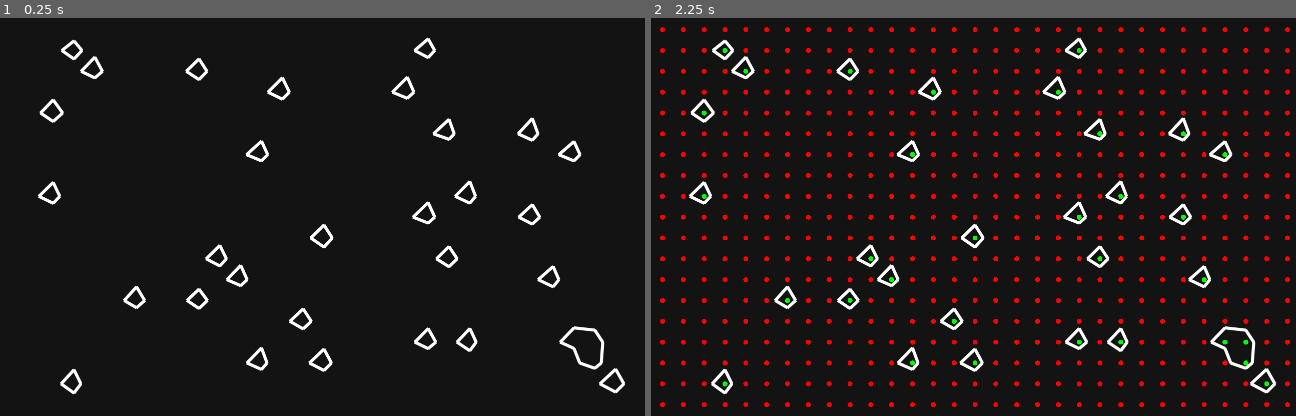
Above: before the commit, frames 1-2 (left to right).
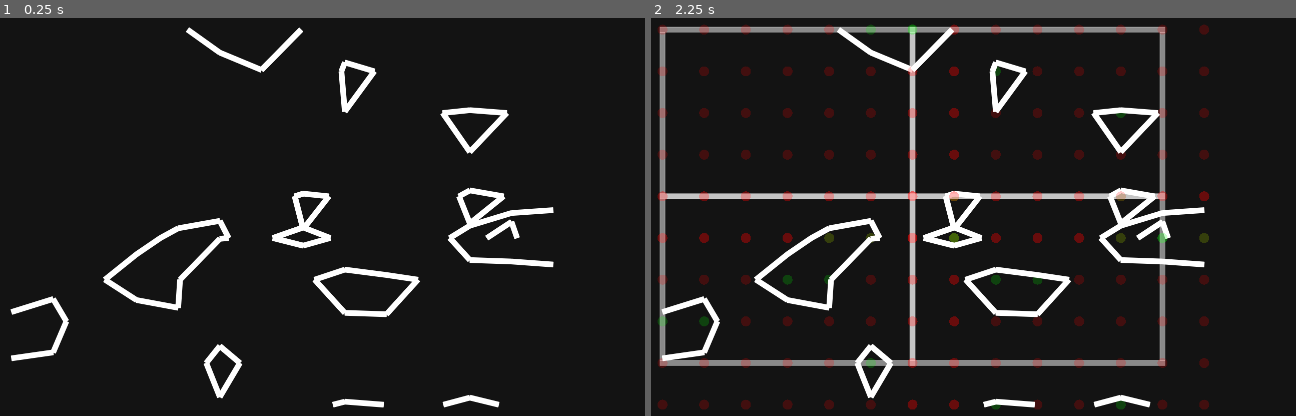
Above: after the commit, the same moments.

Repository: SoloByte/godot-tools
Game: Godot game, scene res://World.tscn
Two runs of this game, one before a commit and one after it. Both use one fixed random seed, a clock stepped at 60 frames per second and the inputs below.
Inputs:
- Up to frame 1 (0.25 s): no input
- Up to frame 2 (2.25 s): tap Enter at 0.5, 2 s; tap Tab at 0.6, 1.35, 2.1 s; tap Space at 1.25 s

The runs differ from the first frame. In frame 1, 7.2% of the frame differs, in the area x 1-97%, y 2-98%; in frame 2, 19%, in the area x 0-100%, y 1-99%.

Commit message:
generate tiled algorithm started. (not seamless yet)

Diff:
--- a/projects/map-generators/marching-squares/MarchingSquareWorld.gd
+++ b/projects/map-generators/marching-squares/MarchingSquareWorld.gd
@@ -1,10 +1,10 @@
 extends Node2D
 
 const DEBUG_LINE_TEMPLATE : PackedScene = preload("res://marching-squares/DebugLine.tscn")
-const SIZE : Vector2 = Vector2(1500,900)
+const SIZE : Vector2 = Vector2(600,400)
 const POS : Vector2 = Vector2(210, 100)
-const RES : int = 50
-const THRESHOLD : float = 0.3
+const RES : int = 100
+const THRESHOLD : float = 0.6
 
 
 var generator : MarchingSquaresGenerator
@@ -12,6 +12,8 @@
 var map : Dictionary = {}
 var zoff : float = 0.0
 
+
+var maps : Array = []
 
 var draw_debug : bool = false
 
@@ -26,19 +28,44 @@
 
 func _ready() -> void:
 	randomize()
-	generator = MarchingSquaresGenerator.new(POS, SIZE, RES, Vector2(1, 1), -1, 9.0, 10.0, 5.0)
+	generator = MarchingSquaresGenerator.new(POS, SIZE, RES, Vector2(4, 4), -1, 3.0, 15.0, 0.8)
 
-#	map = generator.generateStaticLines(0.0, 0.4, true, 0.1)
-	map = generator.generateStatic(Vector3.ZERO, THRESHOLD, true, true, MarchingSquaresGenerator.GENERATION_TYPE.LINES, {"width" : 5, "factor" : 0.25, "threshold" : 0.65, "depth" : 0.01})
+#	map = generator.generateStatic(
+#		THRESHOLD,
+#		true,
+#		true,
+#		Vector3.ZERO,
+#		MarchingSquaresGenerator.GENERATION_TYPE.LINES,
+#		{"width" : 5, "factor" : 0.25, "threshold" : 0.3, "depth" : 0.1}
+#	)
+
+	for y in range(2):
+		for x in range(2):
+			var m : Dictionary = generator.generateTiled(
+				x, y, 0.0,
+				THRESHOLD,
+				true,
+				MarchingSquaresGenerator.GENERATION_TYPE.LINES
+			)
+			maps.append(m)
+
 	update()
 
 #	if map.has("lines") and map.lines.size() > 0:
 #		spawnDebugLines(map.lines, RES / 8)
 
 #func _process(delta: float) -> void:
-#	map = generator.generateStaticLines(zoff, THRESHOLD, true, true, Vector2.ZERO)
+#	map = generator.generateStatic(
+#		THRESHOLD,
+#		true,
+#		true,
+#		Vector3(0,0,zoff),
+#		MarchingSquaresGenerator.GENERATION_TYPE.LINES,
+#		{"width" : 5, "factor" : 0.5, "threshold" : 0.4, "depth" : 0.1}
+#	)
+#
 #	update()
-#	zoff += delta * 0.01
+#	zoff += delta
 
 func _input(event: InputEvent) -> void:
 	if event is InputEventKey:
@@ -56,28 +83,47 @@
 
 func _draw() -> void:
 #	draw_rect(Rect2(POS - Vector2(RES,RES), SIZE + Vector2(RES,RES) * 2), Color.white, false, RES/ 4.0, true)
-	if not map: return
 
-	if draw_debug:
-		if map.field.size() > 0:
-			for point in map.field:
-				var pos := Vector2(point.x, point.y)
-				var color := Color.red
-				if point.z >= THRESHOLD:
-					color = Color.green
-				draw_circle(pos, RES / 8, color)
-#		if map.cases.size() > 0:
-#			for i in range(map.cases.size()):
-#				var case = map.cases[i]
-#				var pos : Vector2 = Vector2(map.field[i].x, map.field[i].y) + Vector2(RES, RES) * 0.5
-#				var default_font = Control.new().get_font("font")
-#				draw_string(default_font, pos, str(case))
+	if maps and maps.size() > 0:
+		for m in maps:
+			if draw_debug:
+				draw_rect(m.bounds, Color(1, 1, 1, 0.5), false, RES/ 8.0, true)
+				if m.field.size() > 0:
+					for point in m.field:
+						var pos := Vector2(point.x, point.y)
+						var color := Color(1,0,0,0.2)
+						if point.z >= THRESHOLD:
+							color = Color(0,1,0,0.2)
+						draw_circle(pos, RES / 8, color)
+			if m.has("polygons") and m.polygons.size() > 0:
+				for poly in m.polygons:
+					draw_colored_polygon(poly, Color(1.0, 1.0, 1.0, 0.25))
+
+			if m.has("lines") and m.lines.size() > 0:
+				for i in range(0, m.lines.size(), 2):
+					draw_line(m.lines[i], m.lines[i + 1], Color.white, RES / 8.0, true)
+
+	if map:
+		if draw_debug:
+			if map.field.size() > 0:
+				for point in map.field:
+					var pos := Vector2(point.x, point.y)
+					var color := Color.red
+					if point.z >= THRESHOLD:
+						color = Color.green
+					draw_circle(pos, RES / 8, color)
+	#		if map.cases.size() > 0:
+	#			for i in range(map.cases.size()):
+	#				var case = map.cases[i]
+	#				var pos : Vector2 = Vector2(map.field[i].x, map.field[i].y) + Vector2(RES, RES) * 0.5
+	#				var default_font = Control.new().get_font("font")
+	#				draw_string(default_font, pos, str(case))
 
 
-	if map.has("polygons") and map.polygons.size() > 0:
-		for poly in map.polygons:
-			draw_colored_polygon(poly, Color(1.0, 1.0, 1.0, 0.25))
+		if map.has("polygons") and map.polygons.size() > 0:
+			for poly in map.polygons:
+				draw_colored_polygon(poly, Color(1.0, 1.0, 1.0, 0.25))
 
-	if map.has("lines") and map.lines.size() > 0:
-		for i in range(0, map.lines.size(), 2):
-			draw_line(map.lines[i], map.lines[i + 1], Color.white, RES / 8.0, true)
+		if map.has("lines") and map.lines.size() > 0:
+			for i in range(0, map.lines.size(), 2):
+				draw_line(map.lines[i], map.lines[i + 1], Color.white, RES / 8.0, true)
--- a/projects/map-generators/marching-squares/MarchingSquaresGenerator.gd
+++ b/projects/map-generators/marching-squares/MarchingSquaresGenerator.gd
@@ -19,14 +19,16 @@
 var rng : RandomNumberGenerator
 var noise_start_offset := Vector3.ZERO
 var noise_increment := Vector2(0.1,0.1)
-var bounds : Rect2
+var noise_offset_factor := Vector2.ZERO
+var origin := Vector2.ZERO
+var size := Vector2.ZERO
 var resolution : int = 0
 var cols : int = 0
 var rows : int = 0
 
 
 
-func _init(pos : Vector2, size : Vector2, res : int, n_increment := Vector2(1, 1), n_seed : int = -1, n_octaves : float = 4.0, n_period : float = 20.0, n_persistence : float = 0.8) -> void:
+func _init(pos : Vector2, size : Vector2, res : int, n_increment := Vector2(1, 1), n_seed : int = -1, n_octaves : float = 3.0, n_period : float = 15.0, n_persistence : float = 0.8) -> void:
 	rng = RandomNumberGenerator.new()
 	noise = OpenSimplexNoise.new()
 	if n_seed > -1:
@@ -39,8 +41,13 @@
 	noise.period = n_period
 	noise.persistence = n_persistence
 	noise_increment = n_increment
-	bounds = Rect2(pos, size)
+	origin  = pos
+	self.size = size
 	resolution = res
+
+	noise_offset_factor.x = n_increment.x / resolution as float
+	noise_offset_factor.y = n_increment.y / resolution as float
+
 	cols = size.x / res
 	rows = size.y / res
 	cols += 1
@@ -48,8 +55,8 @@
 
 
 
-func generateStatic(offset := Vector3(0,0,0), threshold : float = 0.5, interpolate : bool = true, use_noise : bool = true, type : int = GENERATION_TYPE.LINES, edge : Dictionary = {}) -> Dictionary:
-	var map : Dictionary = {"res" : resolution, "bounds" : bounds, "rows" : rows, "cols" : cols}
+func generateStatic(threshold : float = 0.5, interpolate : bool = true, use_noise : bool = true, offset := Vector3(0,0,0), type : int = GENERATION_TYPE.LINES, edge : Dictionary = {}) -> Dictionary:
+	var map : Dictionary = {"res" : resolution, "bounds" : Rect2(origin, size), "rows" : rows, "cols" : cols}
 
 	map["field"] = generateField(rows, cols, offset, use_noise, edge)
 
@@ -66,24 +73,63 @@
 
 	return map
 
+func generateTiled(x : int, y : int, zoff : float = 0.0, threshold : float = 0.5, interpolate : bool = true, type : int = GENERATION_TYPE.LINES) -> Dictionary:
+	var r : int = rows + 1
+	var c : int = cols + 1
+	var offset := Vector2(x * size.x, y * size.y)
+	var map : Dictionary = {"res" : resolution, "bounds" : Rect2(origin + offset, size), "rows" : r, "cols" : c, "x" : x, "y" : y, "offset" : offset}
+	map["field"] = generateFieldTiled(r, c, offset, zoff)
+
+	match type:
+		GENERATION_TYPE.CASES:
+			map["cases"] = march(map.field, r, c, MARCH_TYPE.CASES, threshold, interpolate)
+		GENERATION_TYPE.LINES:
+			map["lines"] = march(map.field, r, c, MARCH_TYPE.LINES, threshold, interpolate)
+		GENERATION_TYPE.FILLED:
+			map["polygons"] = march(map.field, r, c, MARCH_TYPE.POLYGONS, threshold, interpolate)
+		GENERATION_TYPE.OUTLINE_FILLED:
+			map["lines"] = march(map.field, r, c, MARCH_TYPE.LINES, threshold, interpolate)
+			map["polygons"] = march(map.field, r, c, MARCH_TYPE.POLYGONS, threshold, interpolate)
+
+	return map
+
+func generateFieldTiled(rows : int, cols : int, offset : Vector2, zoff : float = 0.0) -> Array:
+	var noise_offset : Vector3 = noise_start_offset + Vector3(offset.x * noise_offset_factor.x, offset.y * noise_offset_factor.y, zoff)
+	var field : Array = []
+	var start : Vector2 = origin + offset
+
+	for j in range(0, rows):
+		noise_offset.y += noise_increment.y
+
+		for i in range(0, cols):
+			var value : float = 0.0
+			value = noise.get_noise_3d(noise_offset.x, noise_offset.y, noise_offset.z)
+			value = (value + 1.0) * 0.5
+
+			field.append(Vector3(start.x, start.y, 0.0) + Vector3(i * resolution, j * resolution, value))
+
+			noise_offset.x += noise_increment.x
+
+	return field
 
 #edge : Dictionary = {"width" : 0.0, "factor" : 0.0, "threshold" : 0.0, "depth" : 0.0}
 func generateField(rows : int, cols : int, offset : Vector3, use_noise : bool = true, edge : Dictionary = {}) -> Array:
 	var noise_offset : Vector3 = noise_start_offset + offset
 	var field : Array = []
-	var start : Vector2 = bounds.position
+	var start : Vector2 = origin
 
 	for j in range(0, rows):
 		if use_noise:
 			noise_offset.y += noise_increment.y
 
 		for i in range(0, cols):
+#			var width : int = getMinDis(i, j, cols - 1, rows - 1)
 			var value : float = 0.0
 			if use_noise:
-				value = noise.get_noise_4d(noise_offset.x, noise_offset.y, noise_offset.z, 0)
+				value = noise.get_noise_3d(noise_offset.x, noise_offset.y, noise_offset.z)
 				value = (value + 1.0) * 0.5
 				if edge.size() >= 4 and edge.has("depth"):
-					edge["value"] = (noise.get_noise_4d(noise_offset.x, noise_offset.y, noise_offset.z, edge.depth) + 1.0) * 0.5
+					edge["value"] = (noise.get_noise_3d(noise_offset.x, noise_offset.y, noise_offset.z + edge.depth) + 1.0) * 0.5
 					value *= getEdgeFactor(i, j, cols - 1, rows - 1, edge)
 			else:
 				value = rng.randf()
@@ -299,21 +345,28 @@
 
 
 
-func getEdgeFactor(i, j, cols, rows, edge : Dictionary) -> float:
+func getMinDis(i : int, j : int, cols : int, rows : int) -> float:
+	return min( min(i, cols - i), min(j, rows - j))
+
+func getEdgeFactor(i : int, j : int, cols : int, rows : int, edge : Dictionary) -> float:
 	if not edge.has("width") or not edge.has("factor"): return 1.0
 	if edge.width <= 0.0: return 1.0
-
-	var width : int = min( min(i, cols - i), min(j, rows - j))
+	var width : int = getMinDis(i, j, cols, rows)
+
+
 	if width <= 0:
 		return 0.0
 
 	if edge.has("value"):
+		if width > edge.width:
+			return 1.0
+
 		if edge.value < edge.threshold:
 			return edge.factor
 		else:
 			return 1.0
 	else:
-		if rng.randf() > width as float / edge.width as float:
+		if rng.randf() > width / edge.width:
 			return edge.factor
 
 	return 1.0
--- a/projects/map-generators/project.godot
+++ b/projects/map-generators/project.godot
@@ -30,6 +30,7 @@
 window/size/height=1080
 window/size/test_width=1024
 window/size/test_height=600
+window/dpi/allow_hidpi=true
 window/stretch/mode="viewport"
 window/stretch/aspect="expand"
 
